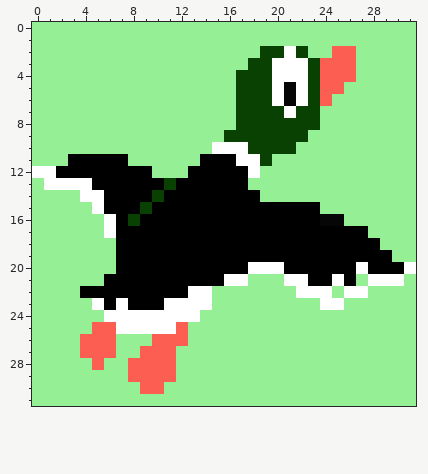
Pixel-art sprite -- assets/duck2.png. The picture above is the old version.
The file is 32x32 pixels.
The result:
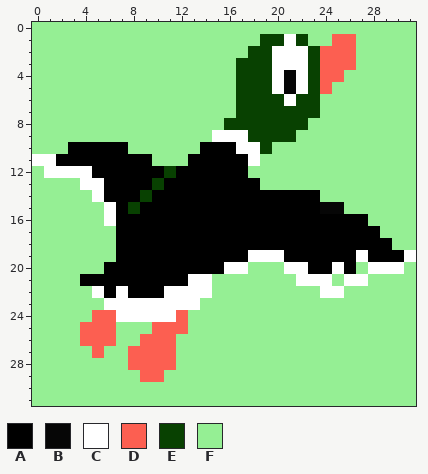
Palette (. is transparent): A #000000  B #060606  C #ffffff  D #fc5f51  E #084101  F #95ef94
The exact change:
The author changed colour B to colour A in row 16 at x 24 to 25.
The author changed colour C to colour A in row 10 at x 15 to 16; in row 11 at x 17.
The author changed colour E to colour A in row 13 at x 11; in row 14 at x 10; in row 15 at x 9; in row 16 at x 8.
The author changed colour F to colour A in row 10 at x 3 to 7 and 14; in row 11 at x 2, 8 to 9 and 13; in row 12 at x 10 and 12; in row 13 at x 18; in row 14 at x 19 to 23; in row 16 at x 26 to 27.
The author changed colour F to colour A in row 17 at x 28; in row 18 at x 29; in row 19 at x 30; in row 20 at x 6; in row 21 at x 4 to 5.
The author changed colour C to colour B in row 4 at x 21.
The author changed colour F to colour B in row 15 at x 24 to 25.
The author changed colour A to colour C in row 12 at x 2 to 4; in row 13 at x 5; in row 15 at x 6; in row 19 at x 18 to 20 and 27; in row 20 at x 16 to 17, 21 to 22, 25 and 28 to 30; in row 21 at x 13 to 14, 23 to 24 and 26.
The author changed colour A to colour C in row 22 at x 5, 7 and 11 to 12; in row 23 at x 6 and 8 to 10.
The author changed colour B to colour C in row 6 at x 21.
The author changed colour E to colour C in row 2 at x 20 and 22; in row 9 at x 16 to 17; in row 10 at x 18.
The author changed colour F to colour C in row 1 at x 21; in row 9 at x 15; in row 11 at x 0 to 1; in row 19 at x 31; in row 21 at x 27; in row 22 at x 25.
The author changed colour C to colour D in row 24 at x 6 and 12; in row 25 at x 10 to 11.
The author changed colour F to colour D in row 1 at x 25 to 26; in row 2 at x 24; in row 24 at x 5; in row 25 at x 4; in row 26 at x 9; in row 27 at x 8.
The author changed colour A to colour E in row 13 at x 10; in row 14 at x 9; in row 15 at x 8.
The author changed colour C to colour E in row 6 at x 20 and 22; in row 7 at x 21.
The author changed colour F to colour E in row 1 at x 19 to 20 and 22; in row 2 at x 18 and 23; in row 3 at x 17; in row 8 at x 16; in row 12 at x 11.
The author changed colour A to colour F in row 21 at x 15; in row 22 at x 4.
The author changed colour C to colour F in row 12 at x 0 and 18; in row 13 at x 1 to 3; in row 14 at x 4; in row 15 at x 5; in row 17 at x 6; in row 20 at x 18 to 20, 27 and 31.
The author changed colour C to colour F in row 21 at x 16 to 17, 21, 25 and 28 to 30; in row 22 at x 22 to 23 and 26 to 27; in row 23 at x 5, 14 and 24 to 25; in row 24 at x 13; in row 25 at x 7 to 9.
The author changed colour D to colour F in row 4 at x 26; in row 5 at x 25; in row 6 at x 24; in row 26 at x 12; in row 27 at x 4 and 6; in row 28 at x 5.
The author changed colour D to colour F in row 29 at x 8 and 11; in row 30 at x 9 to 10.
The author changed colour E to colour F in row 8 at x 23; in row 9 at x 22; in row 10 at x 20 to 21; in row 11 at x 19.
